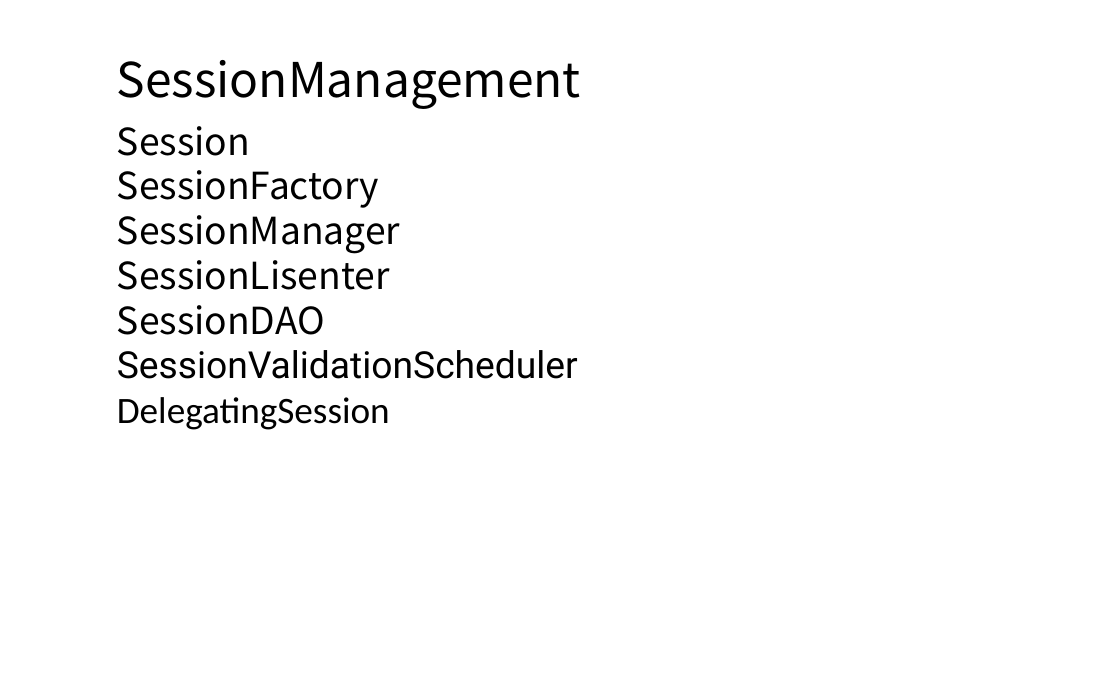
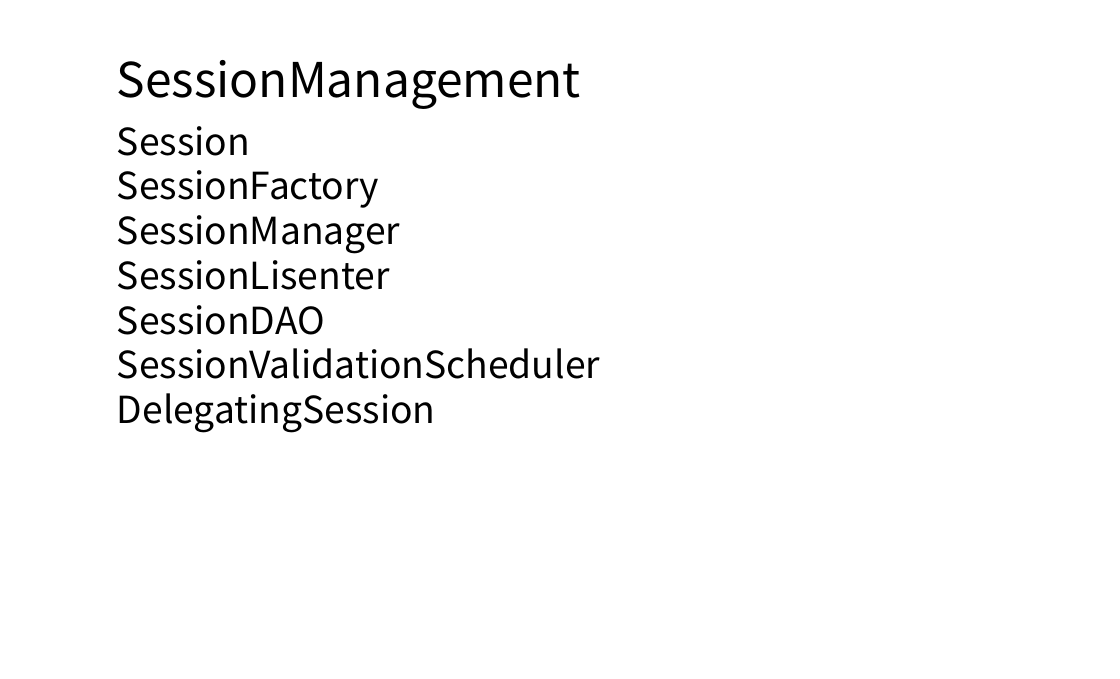
Before and after one commit to yanghaikun/shiro-in-action, a slide deck: slide 13 of shiro原理解析.pptx (slide 14 before the commit). Drawn at 1120x679 pixels with LibreOffice and Linux fonts; fonts in the diff are those of the drawing. Boxes give left, top, right and bottom in pixels: in the first picture for what was removed or moved away, otherwise in the second. Text is boxed around its words. In the diff, an @@ line names an element or a change of style, - is before the commit and + after.

```diff
--- a/shiro原理解析.pptx
+++ b/shiro原理解析.pptx
@@ text at box(117, 348, 600, 433): font Roboto to Noto Sans CJK SC in "SessionValidationScheduler"; font Calibri to Noto Sans CJK SC in "DelegatingSession" @@
```
Also in this commit, not shown: 3 other slides changed, 1 slide removed.
